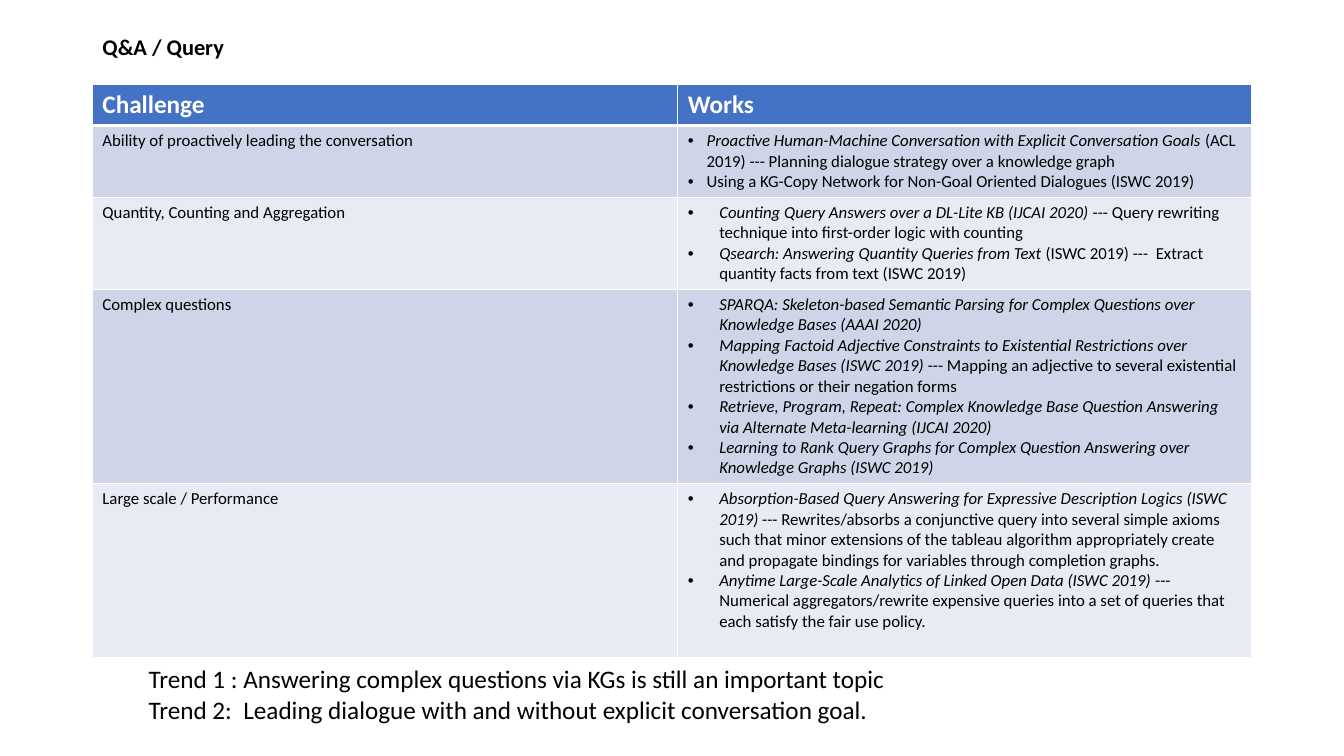
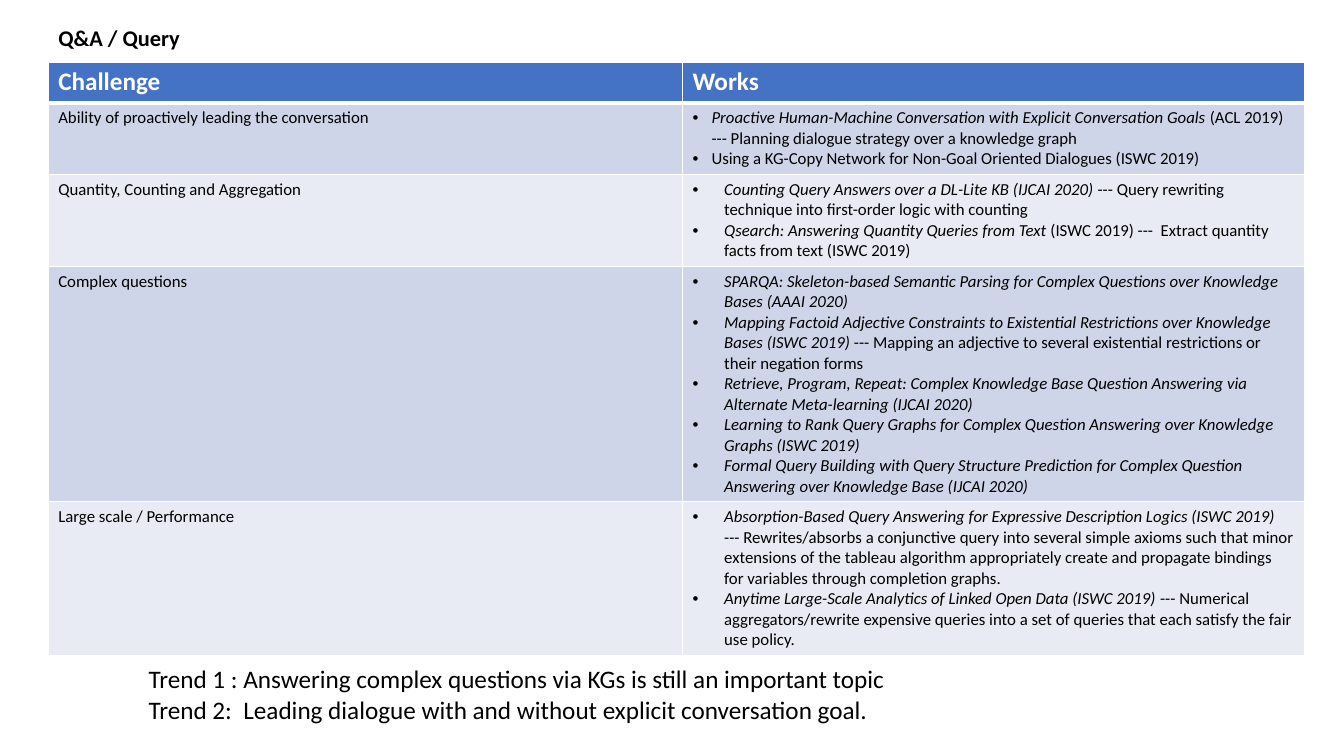
Before and after one commit to sylviawangfr/KGpaper, a slide deck: slide 6 of Presentation2.pptx. Drawn at 1344x756 pixels with LibreOffice and Linux fonts; fonts in the diff are those of the drawing. Boxes give left, top, right and bottom in pixels: in the first picture for what was removed or moved away, otherwise in the second. Text is boxed around its words. In the diff, an @@ line names an element or a change of style, - is before the commit and + after.

```diff
--- a/Presentation2.pptx
+++ b/Presentation2.pptx
@@ title "Q&A / Query": place and size @@
-title "Q&A / Query" at (102, 39, 224, 59)
+title "Q&A / Query" at (58, 30, 180, 50)
@@ table at (48, 62, 1305, 652) @@
-row 4, column 2: SPARQA: Skeleton-based Semantic Parsing for Complex Questions over Knowledge Bases (AAAI 2020) / Mapping Factoid Adjective Constraints to Existential Restrictions over Knowledge Bases (ISWC 2019) --- Mapping an adjective to several existential restrictions or their negation forms / Retrieve, Program, Repeat: Complex Knowledge Base Question Answering via Alternate Meta-learning (IJCAI 2020) / Learning to Rank Query Graphs for Complex Question Answering over Knowledge Graphs (ISWC 2019)
+row 4, column 2: SPARQA: Skeleton-based Semantic Parsing for Complex Questions over Knowledge Bases (AAAI 2020) / Mapping Factoid Adjective Constraints to Existential Restrictions over Knowledge Bases (ISWC 2019) --- Mapping an adjective to several existential restrictions or their negation forms / Retrieve, Program, Repeat: Complex Knowledge Base Question Answering via Alternate Meta-learning (IJCAI 2020) / Learning to Rank Query Graphs for Complex Question Answering over Knowledge Graphs (ISWC 2019) / Formal Query Building with Query Structure Prediction for Complex Question Answering over Knowledge Base (IJCAI 2020)
@@ table: place and size @@
-table at (93, 85, 1252, 650)
+table at (48, 62, 1305, 652)
```
Also in this commit, not shown: 1 other slide changed.
